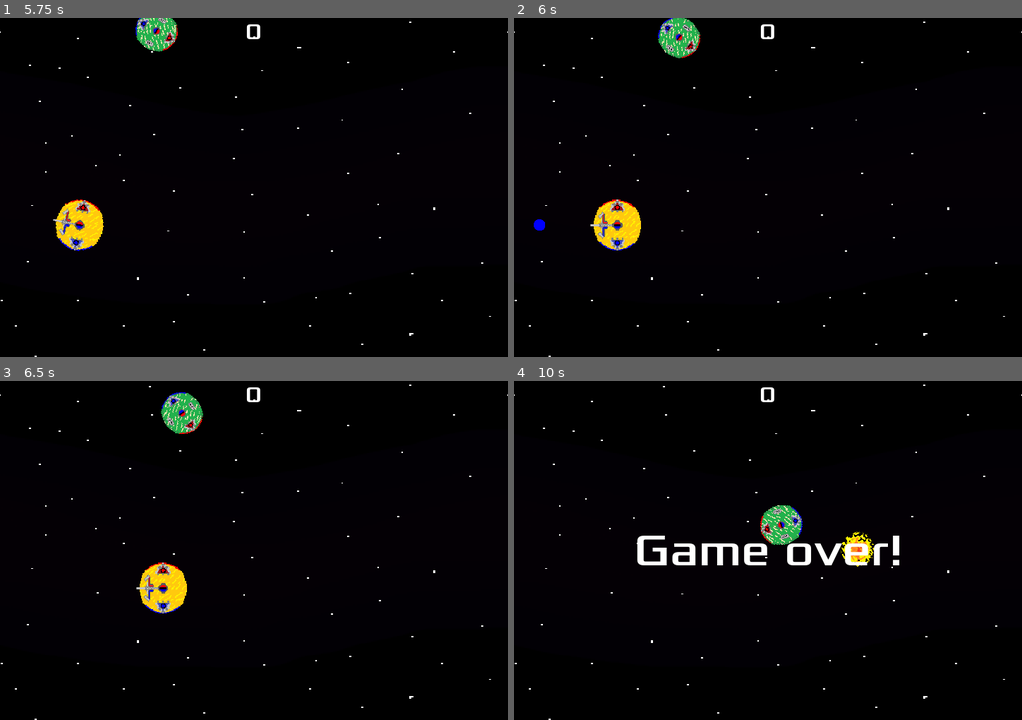
Above: before the commit, frames 1-4 (two rows, left to right).
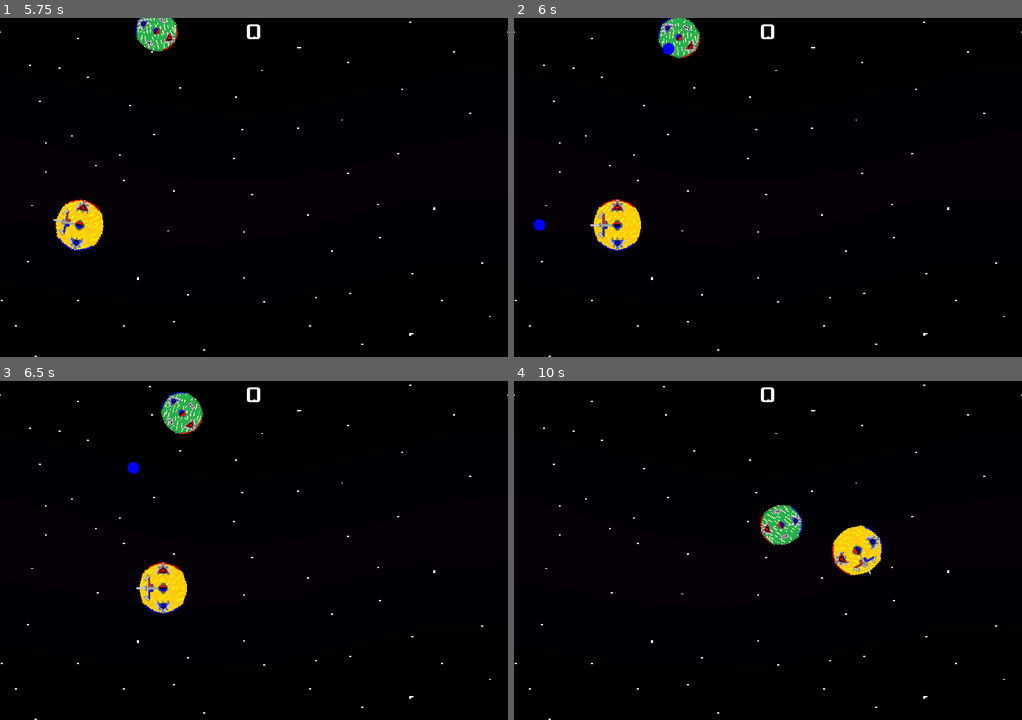
Above: after the commit, the same moments.

Repository: Austincain1006/MelonJam2024
Game: Godot game, scene res://main.tscn
Two runs of this game, one before a commit and one after it. Both use one fixed random seed, a clock stepped at 60 frames per second and the inputs below.
Inputs (mouse positions are in pixels of both pictures, inside the frame that each line leads up to):
- Up to frame 1 (5.75 s): click "Play" at 0.5 s; tap Enter at 1.25 s; move the mouse to (365, 170) at 1.27 s; hold D (RotateRight) 1.28-2.03 s; hold Right mouse button (FireNegative) 1.28-2.03 s; move the mouse to (152, 204) at 2.02 s; hold S (MoveBackward) 2.03-2.78 s; click (152, 204) at 2.1 s; move the mouse to (304, 112) at 2.77 s; hold D (RotateRight) 2.78-3.53 s; hold Right mouse button (FireNegative) 2.78-3.53 s; move the mouse to (228, 255) at 3.52 s; hold W (MoveForward) 3.53-4.28 s; click (228, 255) at 3.6 s; move the mouse to (406, 238) at 4.27 s; hold Right mouse button (FireNegative) 4.28-5.03 s; hold A (RotateLeft) from 4.28 s (still down); move the mouse to (101, 136) at 5.02 s; click (101, 136) at 5.1 s
- Up to frame 2 (6 s): move the mouse to (793, 187) at 5.77 s; release A (RotateLeft) at 5.78 s; hold S (MoveBackward) from 5.78 s (still down); hold Right mouse button (FireNegative) from 5.78 s (still down)
- Up to frame 3 (6.5 s): keep holding S (MoveBackward); keep holding Right mouse button (FireNegative)
- Up to frame 4 (10 s): move the mouse to (691, 465) at 6.52 s; release S (MoveBackward) at 6.53 s; release Right mouse button (FireNegative) at 6.53 s; hold D (RotateRight) 6.53-7.28 s; click (691, 465) at 6.6 s; move the mouse to (879, 533) at 7.27 s; hold W (MoveForward) 7.28-8.03 s; hold Right mouse button (FireNegative) 7.28-8.03 s; move the mouse to (666, 567) at 8.02 s; hold D (RotateRight) 8.03-8.78 s; click (666, 567) at 8.1 s; move the mouse to (818, 475) at 8.77 s; hold S (MoveBackward) 8.78-9.53 s; hold Right mouse button (FireNegative) 8.78-9.53 s; move the mouse to (742, 618) at 9.52 s; hold A (RotateLeft) from 9.53 s (still down); click (742, 618) at 9.6 s

Frame 1 is identical in both runs. In frame 2, less than 0.1% of the frame differs, in the area x 29-32%, y 7-11%; in frame 3, less than 0.1%; in frame 4, 2.5%, in the area x 24-76%, y 42-58%.

Commit message:
Enemies Sometimes Shoot Early after Spawn

Diff:
--- a/enemy.gd
+++ b/enemy.gd
@@ -15,6 +15,8 @@
 var rotationSpeed = 0.5
 var mayFire
 
+var cannonTimer
+
 
 func _ready():
 	mayFire = true
@@ -26,6 +28,10 @@
 	setPersonality()
 	$RotateTimer.timeout.emit()
 	$ExplosionAnimation.hide()
+	if randf() < 0.9:
+		print("Shot Early!")
+		$CannonTimer.wait_time = cannonTimer / 4.0
+	$CannonTimer.start()
 
 
 func _physics_process(delta):
@@ -60,6 +66,8 @@
 
 # Fires an Ion at the Player
 func shootCannon():
+	$CannonTimer.wait_time = cannonTimer
+	$CannonTimer.start()
 	var ion = ionScene.instantiate()
 
 	ion.global_position = global_position
@@ -77,6 +85,7 @@
 func _on_cannon_timer_timeout():
 	if mayFire:
 		shootCannon()
+
 
 
 # Returns Random NavPoint from Main as Area2D Node
@@ -99,7 +108,8 @@
 # Sets Unique Traits to Each Enemy
 func setPersonality():
 	$MoveTimer.wait_time = randf_range(3, 7)
-	$CannonTimer.wait_time = randf_range(4,7)
+	cannonTimer = randf_range(4,7)
+	$CannonTimer.wait_time = cannonTimer
 	$RotateTimer.wait_time = randf_range(2, 9)
 	rotationSpeed = randf_range(0.2, 1)
 	speed = randi_range(3000, 5000)
--- a/enemy.tscn
+++ b/enemy.tscn
@@ -73,7 +73,6 @@
 
 [node name="CannonTimer" type="Timer" parent="."]
 wait_time = 4.0
-autostart = true
 
 [node name="MoveTimer" type="Timer" parent="."]
 wait_time = 4.0
